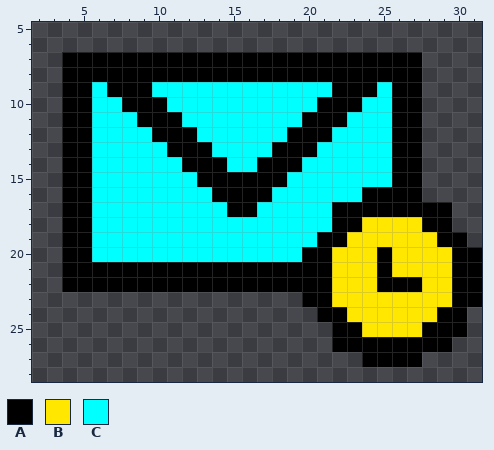
Pixel-art sprite: pages/favicon.png. Above, as it was before the edit.
The file is 256x256 pixels, drawn in blocks of 8x8; one block is one cell here. Shown: x 2..31, y 5..28.
Palette (. is transparent): A #000000  B #ffe700  C #00ffff
Pixels before, first column x 4:
 7 AAAAAAAAAAAAAAAAAAAAAAAA....
 8 AAAAAAAAAAAAAAAAAAAAAAAA....
 9 AACAAACCCCCCCCCCCCAAACAA....
10 AACCAAACCCCCCCCCCAAACCAA....
11 AACCCAAACCCCCCCCAAACCCAA....
12 AACCCCAAACCCCCCAAACCCCAA....
13 AACCCCCAAACCCCAAACCCCCAA....
14 AACCCCCCAAACCAAACCCCCCAA....
15 AACCCCCCCAAAAAACCCCCCCAA....
16 AACCCCCCCCAAAACCCCCCAAAA....
17 AACCCCCCCCCAACCCCCAAAAAAAA..
18 AACCCCCCCCCCCCCCCCAABBBBAA..
19 AACCCCCCCCCCCCCCCAABBBBBBAA.
20 AACCCCCCCCCCCCCCAABBBABBBBAA
21 AAAAAAAAAAAAAAAAAABBBABBBBAA
22 AAAAAAAAAAAAAAAAAABBBAAABBAA
23 ................AABBBBBBBBAA
24 .................AABBBBBBAA.
25 ..................AABBBBAAA.
26 ..................AAAAAAAA..
27 ....................AAAA....
The same view after the edit:
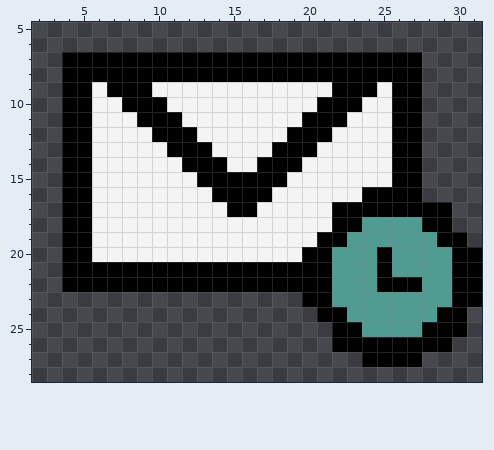
Difference:
colour B: #ffe700 -> #509c93
colour C: #00ffff -> #f4f4f4
Pixel boxes of the changes (left, top, right, bottom) in both pictures:
changed: (92, 82, 452, 337)
